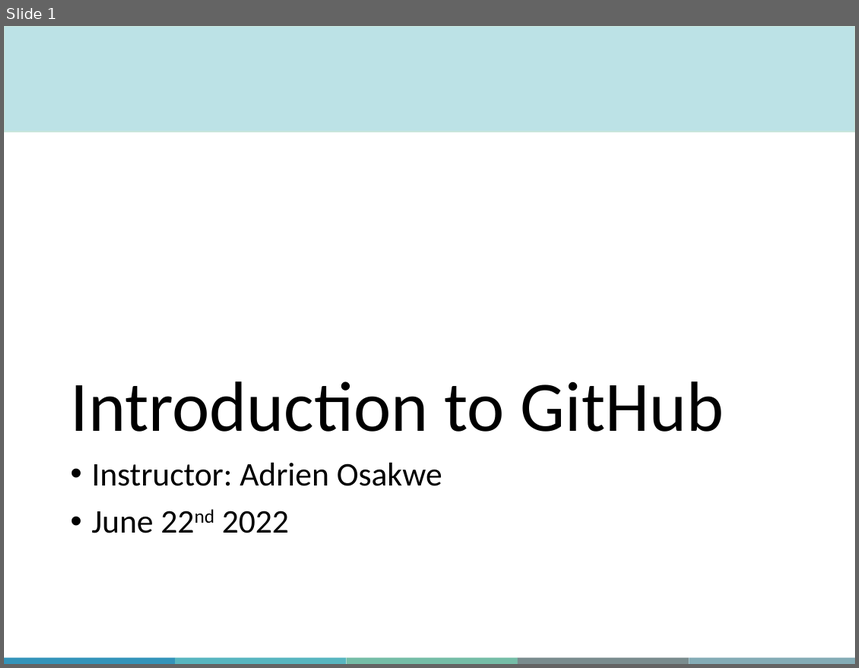
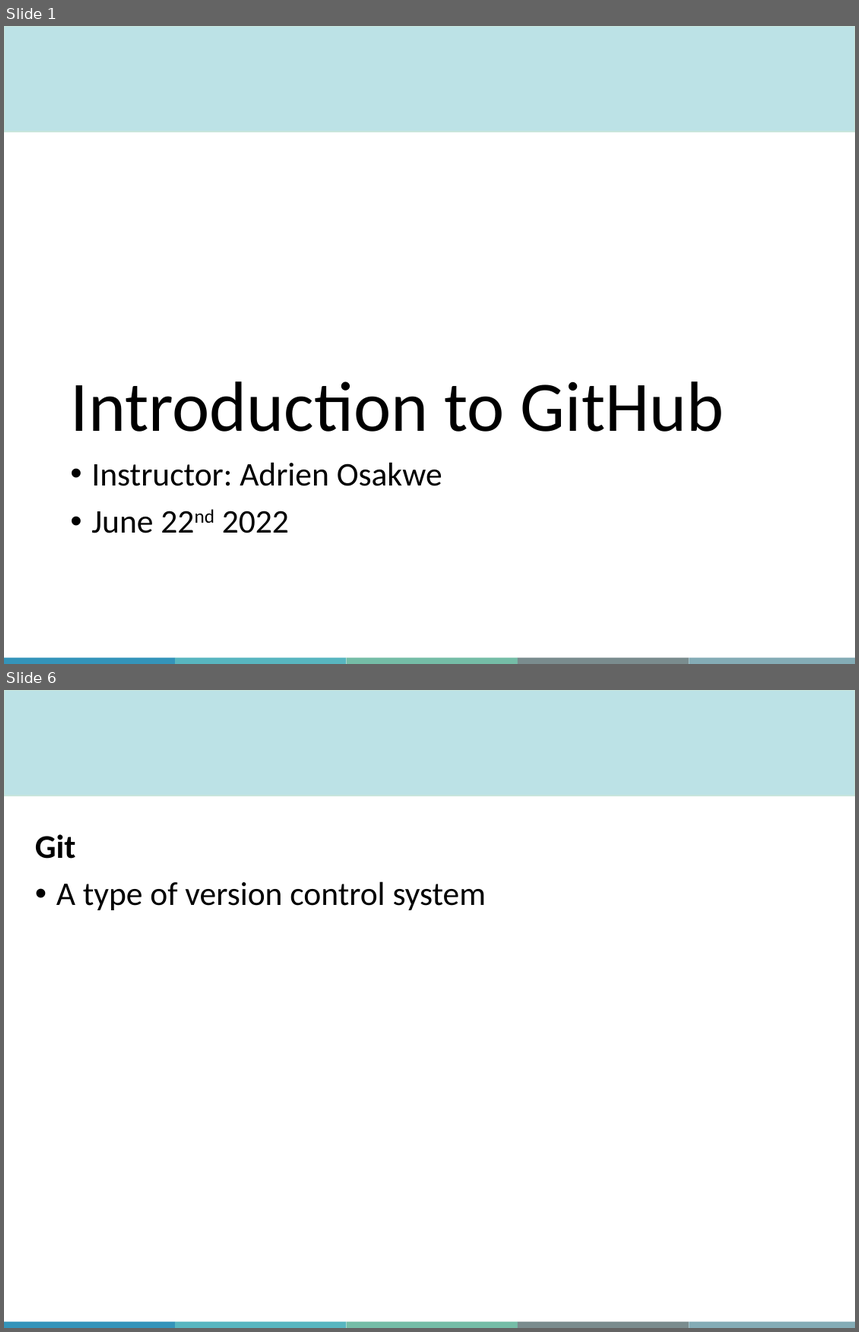
Before and after one commit to aosakwe/MiCM_IntroToGitHub, a slide deck: Slides/MiCM_GitHub_Workshop.pptx. Shown one above the other, each under a label of ours: slide 1 before the commit, slides 1 and 6 after it; the slides between them are not shown. The pictures are 859x668 and 859x1332 pixels, drawn with LibreOffice and Linux fonts; fonts in the diff are those of the drawing; background and template pictures are left out. Boxes give left, top, right and bottom in pixels: in the first picture for what was removed or moved away, otherwise in the second. Text is boxed around its words. In the diff, an @@ line names an element or a change of style, - is before the commit and + after.

```diff
--- a/Slides/MiCM_GitHub_Workshop.pptx
+++ b/Slides/MiCM_GitHub_Workshop.pptx
@@ slide 6 added at box(4, 690, 855, 1328), background #FFFFFF; not listed: 6 template elements that a slide beside it also shows @@
@@ text added at box(35, 834, 487, 910), 28 pt, text #000000 @@
+Git
+• A type of version control system
```
Also in this commit, not shown: 3 slides changed, 5 other slides added, 2 slides removed, 2 other files.
